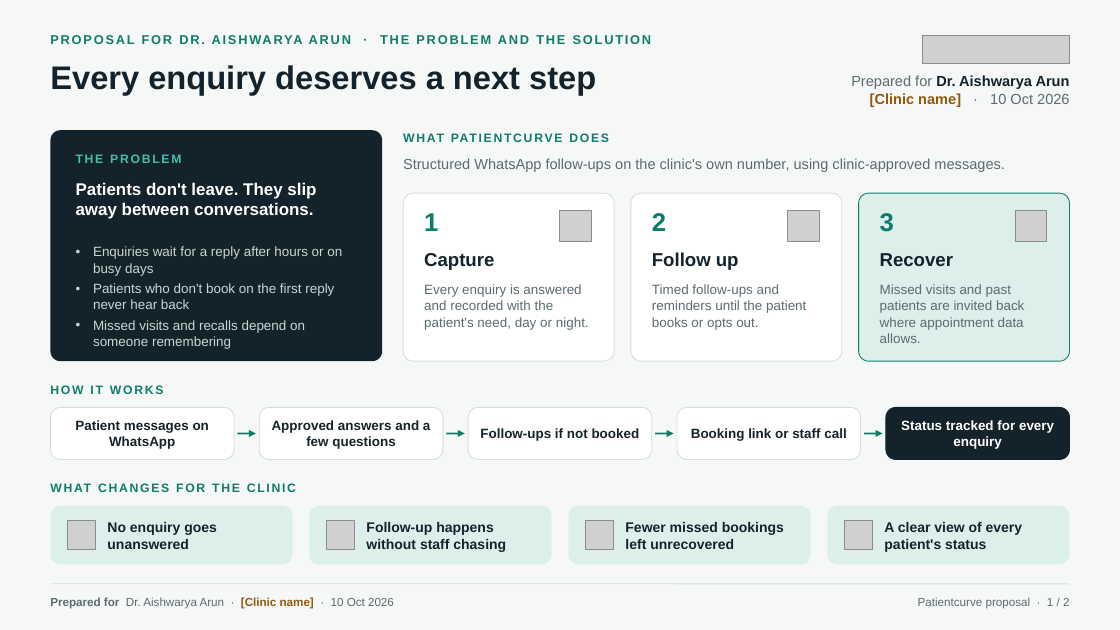
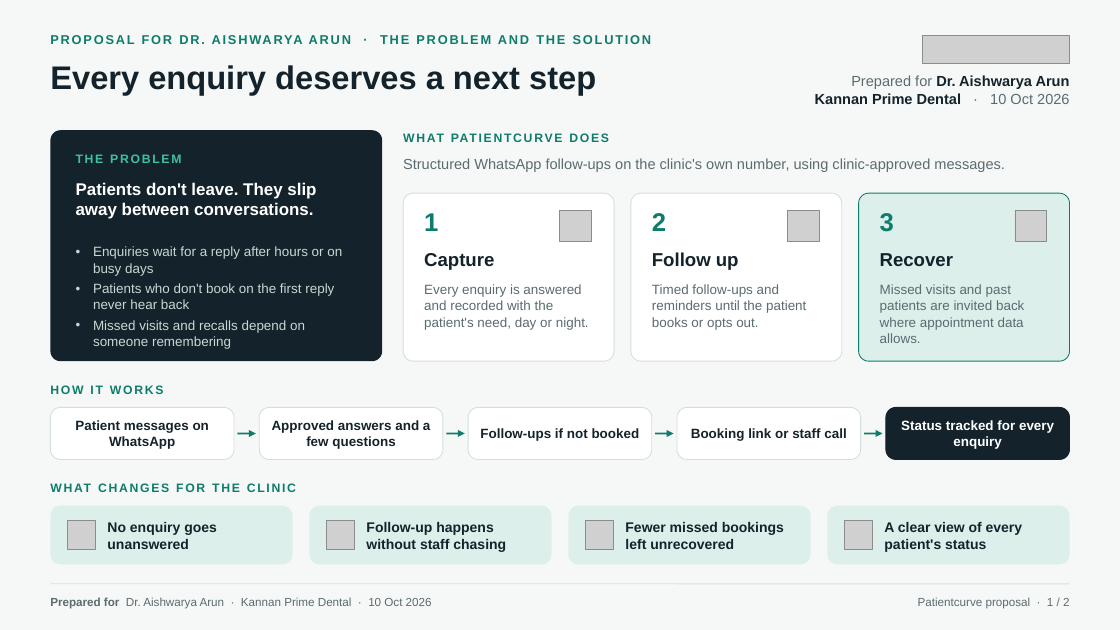
Before and after one commit to HARRISHG/staff-chat-flow, a slide deck: slide 2 of Patientcurve-Proposal-Dr-Aishwarya-Arun.pptx (slide 1 before the commit). Drawn at 1120x630 pixels with LibreOffice and Linux fonts; fonts in the diff are those of the drawing; grey boxes stand for pictures. Boxes give left, top, right and bottom in pixels: in the first picture for what was removed or moved away, otherwise in the second. Text is boxed around its words. In the diff, an @@ line names an element or a change of style, - is before the commit and + after.

```diff
--- a/Patientcurve-Proposal-Dr-Aishwarya-Arun.pptx
+++ b/Patientcurve-Proposal-Dr-Aishwarya-Arun.pptx
@@ text at (815,93,1069,104): text changed; text colour #8F5A0E to #14232B @@
-[Clinic name] · 10 Oct 2026
+Kannan Prime Dental · 10 Oct 2026
@@ text at (50,597,432,609): text changed @@
-Prepared for Dr. Aishwarya Arun · [Clinic name] · 10 Oct 2026
+Prepared for Dr. Aishwarya Arun · Kannan Prime Dental · 10 Oct 2026
```
Also in this commit, not shown: 1 other slide changed, 1 slide added, 2 other files.
